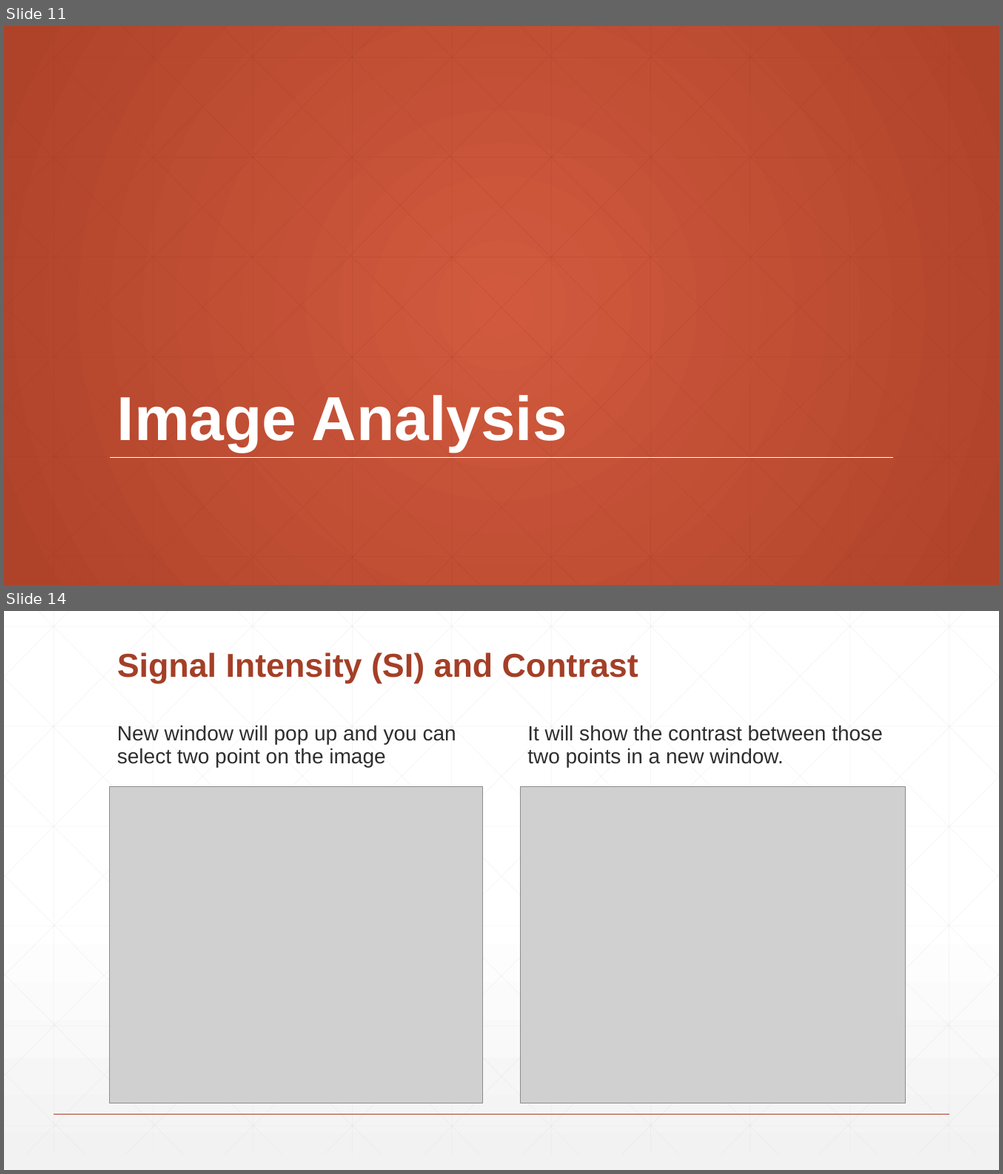
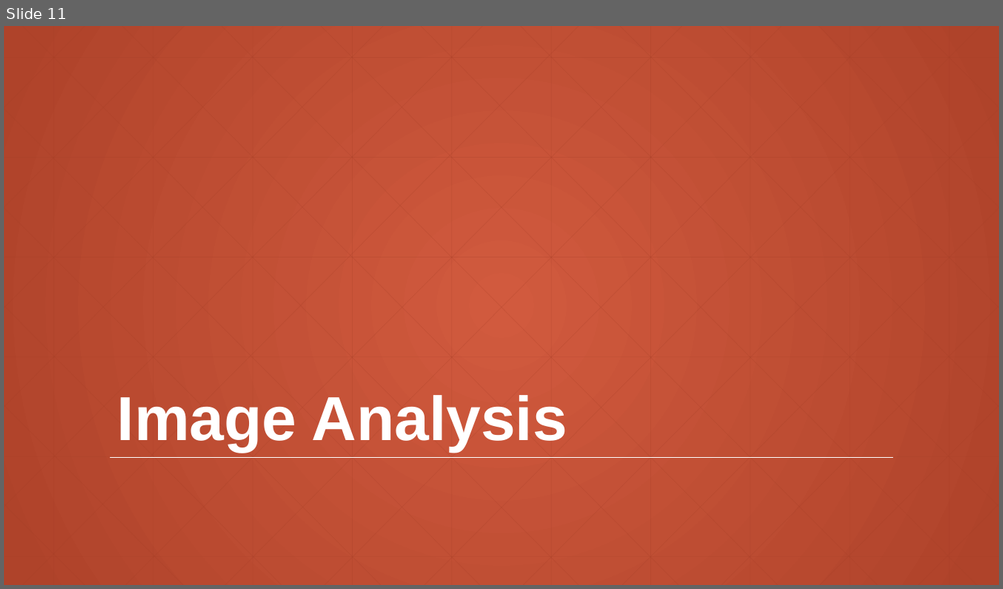
Before and after one commit to IlianaCh/VirtualCTScanner, a slide deck: Virtual CT Scanner.pptx. Shown one above the other, each under a label of ours: slides 11 and 14 before the commit, slide 11 after it; the slides between them are not shown. The pictures are 1003x1174 and 1003x589 pixels, drawn with LibreOffice and Linux fonts; fonts in the diff are those of the drawing; grey boxes stand for pictures. Boxes give left, top, right and bottom in pixels: in the first picture for what was removed or moved away, otherwise in the second. Text is boxed around its words. In the diff, an @@ line names an element or a change of style, - is before the commit and + after.

```diff
--- a/Virtual CT Scanner.pptx
+++ b/Virtual CT Scanner.pptx
@@ slide 14 removed at (x1=4, y1=611, x2=999, y2=1170), background gradient #FFFFFF to #F2F2F2 @@
@@ title removed at (x1=117, y1=652, x2=638, y2=684) @@
-Signal Intensity (SI) and Contrast
@@ text removed at (x1=117, y1=725, x2=456, y2=767) @@
-New window will pop up and you can select two point on the image
@@ text removed at (x1=527, y1=725, x2=882, y2=767) @@
-It will show the contrast between those two points in a new window.
@@ picture removed at (x1=110, y1=787, x2=483, y2=1103) @@
@@ picture removed at (x1=521, y1=787, x2=905, y2=1103) @@
@@ group removed at (x1=4, y1=611, x2=999, y2=1155): 46 lines @@
@@ line removed from (54, 1115) to (949, 1115) @@
```
Also in this commit, not shown: 12 slides changed.
